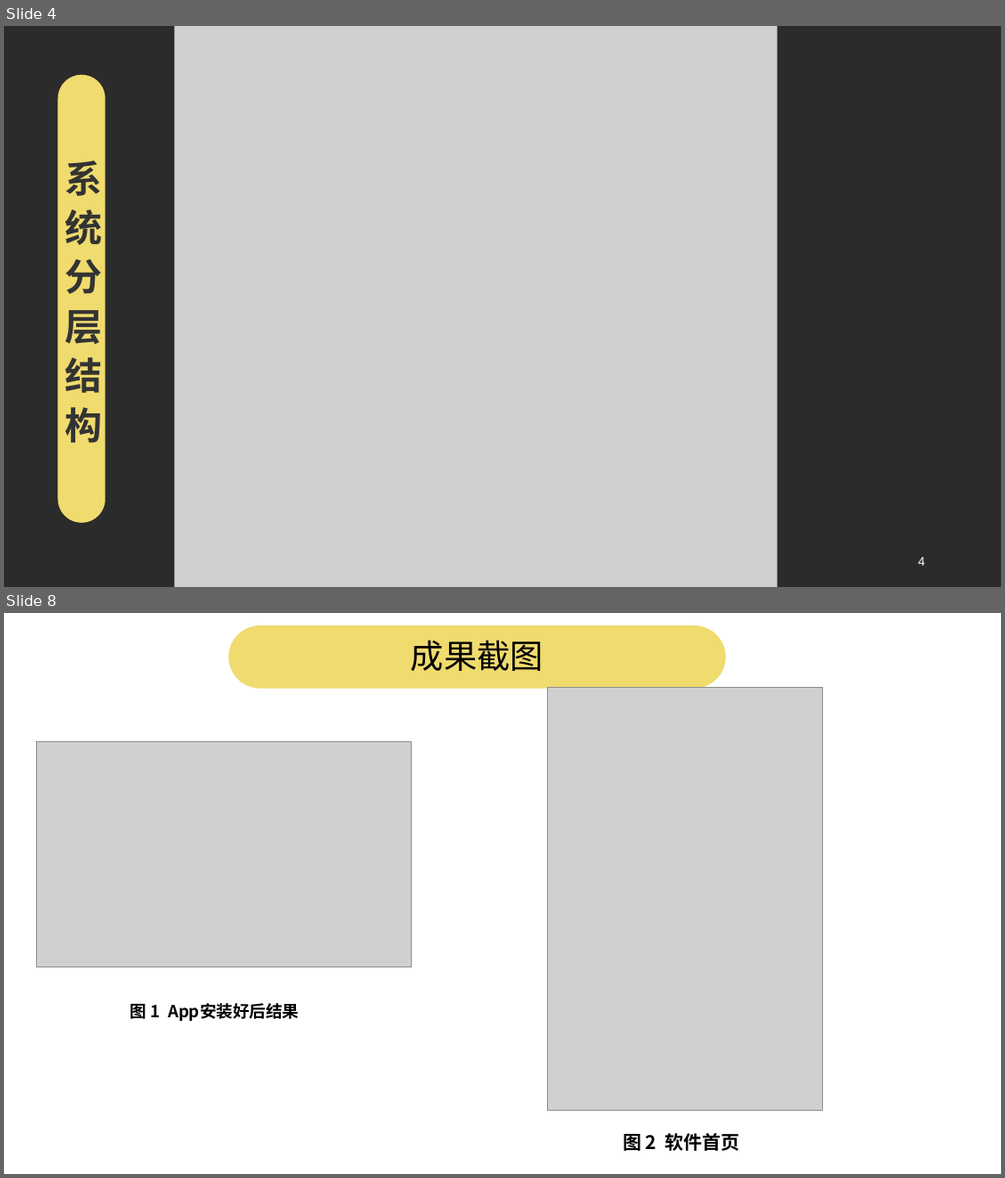
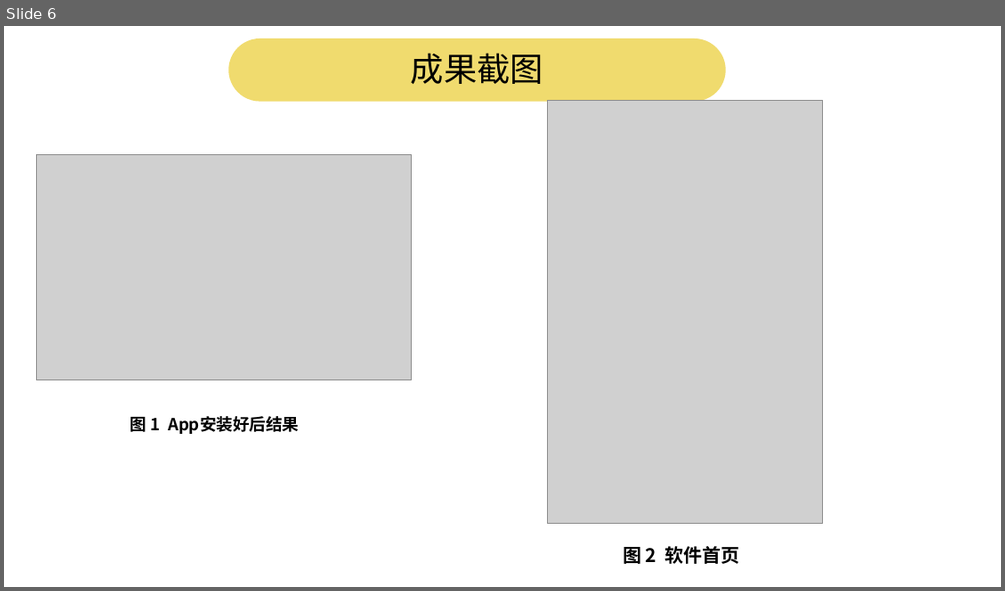
Before and after one commit to pwalan/Food_of_World, a slide deck: 小学期/面向领域实践2成果汇报.ppt. Shown one above the other, each under a label of ours: slides 4 and 8 before the commit, slide 6 after it; the slides between them are not shown. The pictures are 1005x1178 and 1005x591 pixels, drawn with LibreOffice and Linux fonts; fonts in the diff are those of the drawing; grey boxes stand for pictures; background and template pictures are left out; a plain dark background stands for a picture behind light text. Boxes give left, top, right and bottom in pixels: in the first picture for what was removed or moved away, otherwise in the second. Text is boxed around its words. In the diff, an @@ line names an element or a change of style, - is before the commit and + after.

```diff
--- a/小学期/面向领域实践2成果汇报.ppt
+++ b/小学期/面向领域实践2成果汇报.ppt
@@ slide 4 removed at box(4, 26, 1001, 587), background picture (left out) @@
@@ picture removed at box(174, 26, 777, 587) @@
@@ freeform shape removed at box(57, 75, 105, 522) @@
-系统分层结构
@@ page number removed at box(918, 556, 925, 565) @@
-4
@@ what was slide 8 is now slide 6 @@
```
Also in this commit, not shown: 1 slide changed, 1 slide added, 6 other slides removed, 2 other files.
